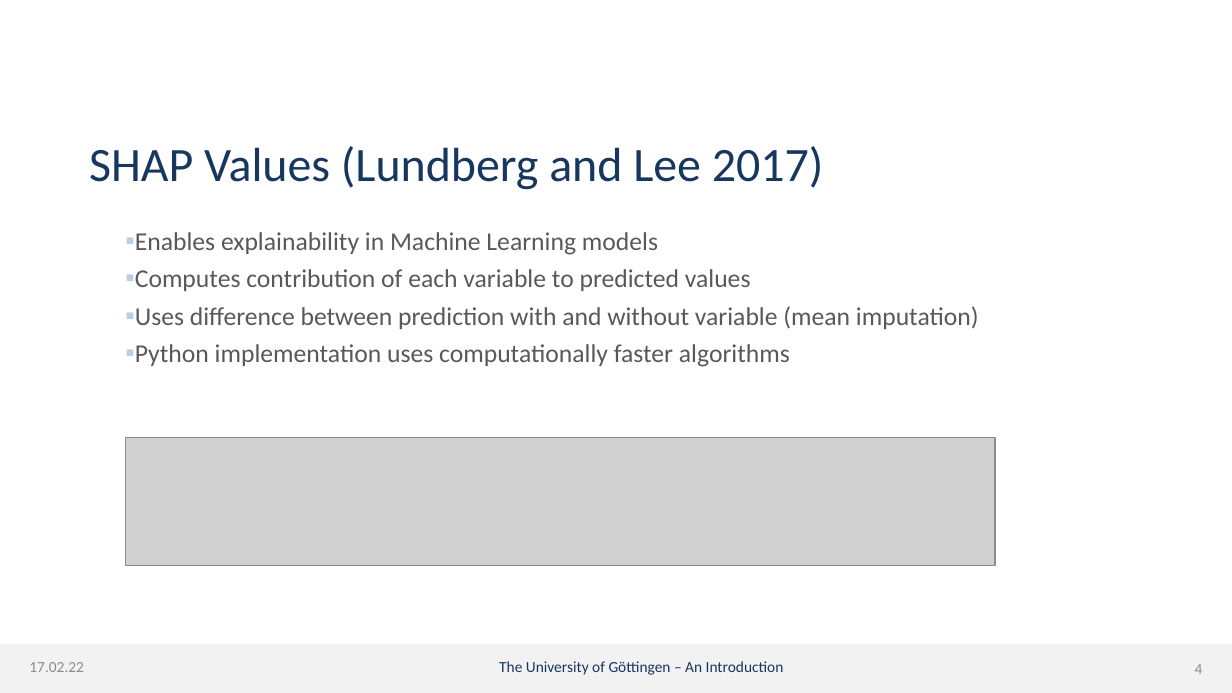
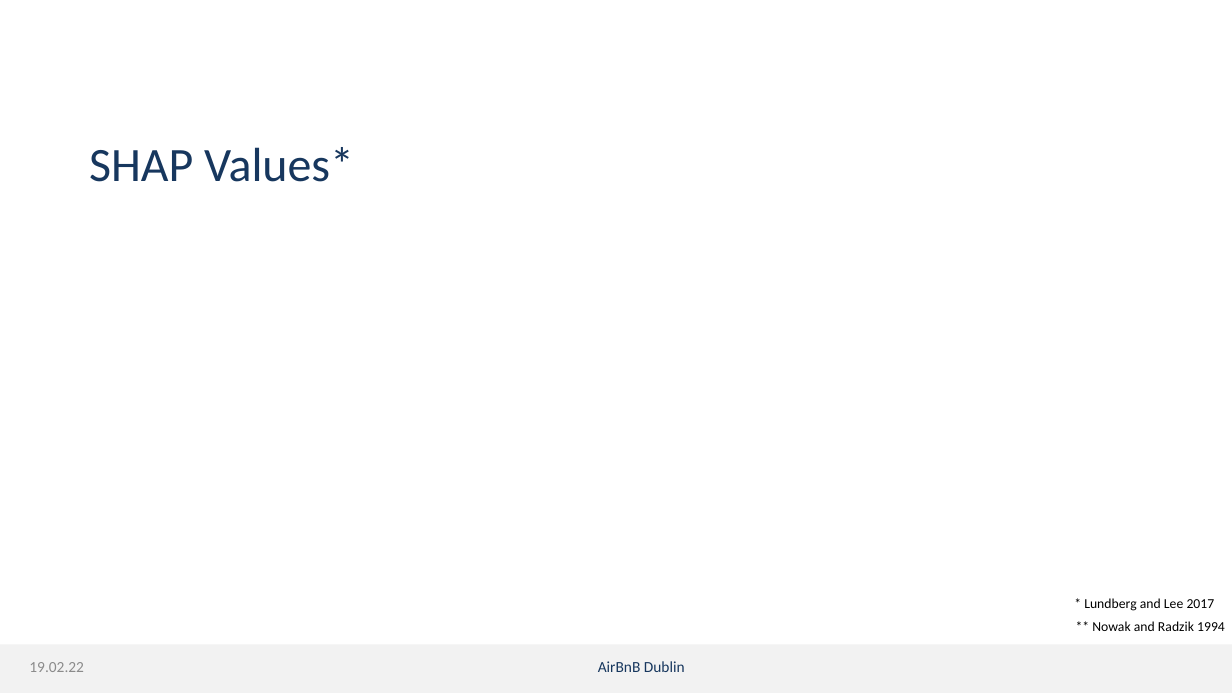
Before and after one commit to dmnk1308/DubAir, a slide deck: slide 9 of Präsi.pptx (slide 4 before the commit). Drawn at 1232x693 pixels with LibreOffice and Linux fonts; fonts in the diff are those of the drawing; grey boxes stand for pictures; background and template pictures are left out. Boxes give left, top, right and bottom in pixels: in the first picture for what was removed or moved away, otherwise in the second. Text is boxed around its words. In the diff, an @@ line names an element or a change of style, - is before the commit and + after.

Commit message:
presentation update

```diff
--- a/Präsi.pptx
+++ b/Präsi.pptx
@@ title at [89, 147, 354, 182]: text changed @@
-SHAP Values (Lundberg and Lee 2017)
+SHAP Values*
@@ text removed at [135, 232, 979, 367] @@
-▪ Enables explainability in Machine Learning models
-▪ Computes contribution of each variable to predicted values
-▪ Uses difference between prediction with and without variable (mean imputation)
-▪ Python implementation uses computationally faster algorithms
@@ picture removed at [126, 437, 995, 565] @@
@@ text added at [1084, 598, 1215, 611], 8 pt, text #000000 @@
+* Lundberg and Lee 2017
@@ text added at [1092, 621, 1225, 631], 8 pt, text #000000 @@
+** Nowak and Radzik 1994
@@ text at [29, 662, 84, 672]: text changed @@
-17.02.22
+19.02.22
@@ text at [598, 661, 685, 672]: text changed @@
-The University of Göttingen – An Introduction
+AirBnB Dublin
@@ page number removed at [1195, 664, 1203, 674] @@
-4
```
Also in this commit, not shown: 4 other slides changed, 13 slides added, 2 slides removed.
